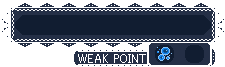
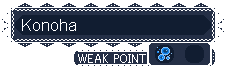
Before/after of a 225×67 layered artwork. What changed in the layer stack:
added layer "Konoha" above "BG" over (22, 19, 76, 31)
